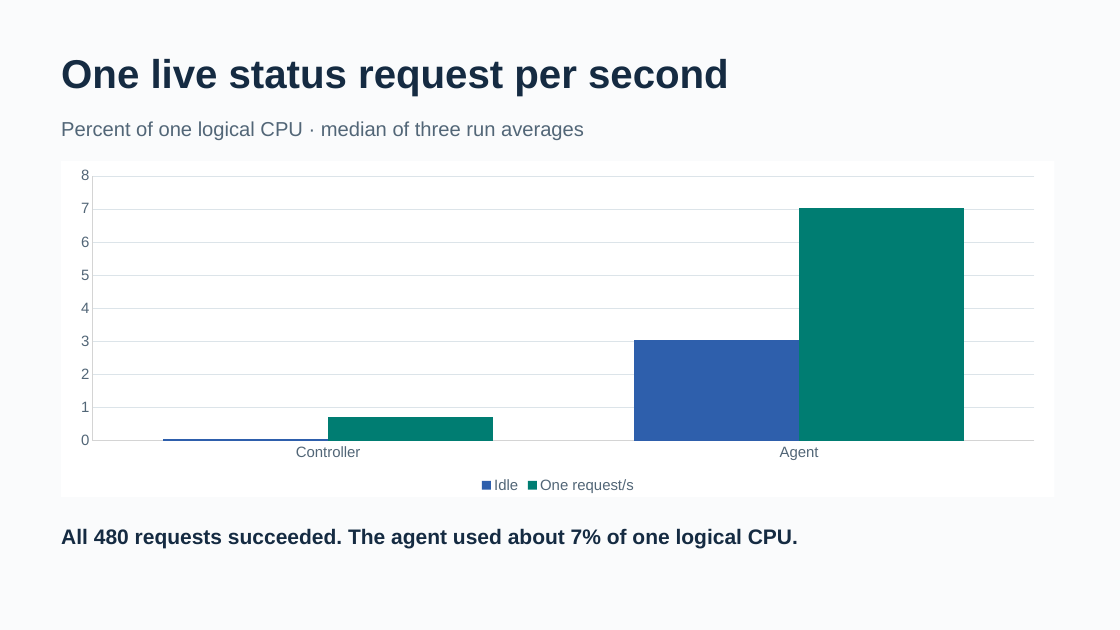
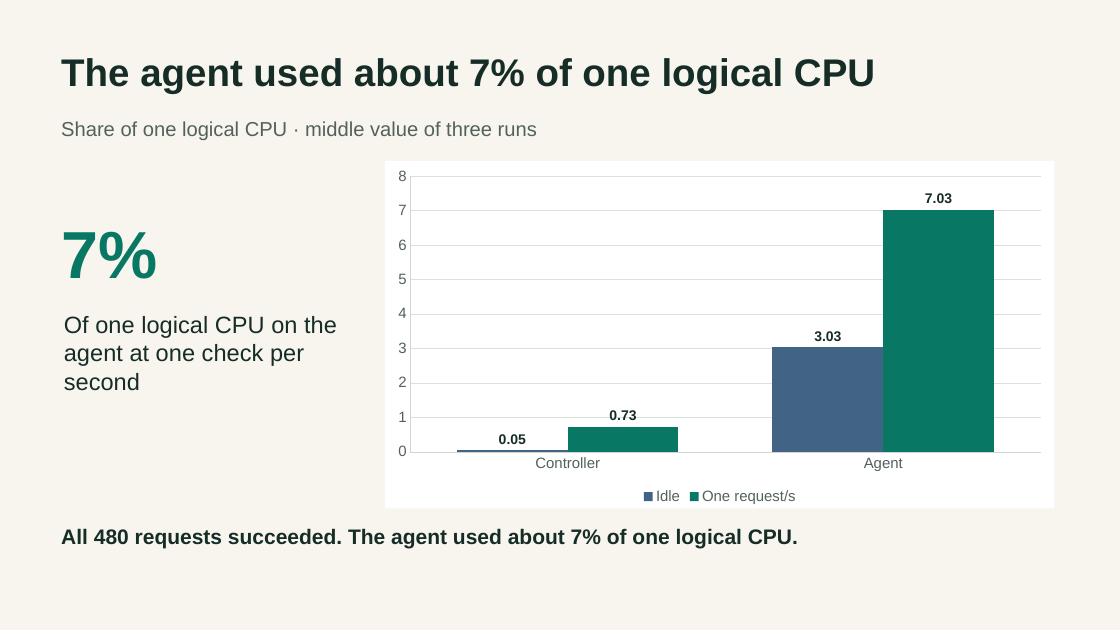
Before and after one commit to goffamartin/homelab-control-plane, a slide deck: slide 9 of evaluation/HLCP_final_results_EN.pptx. Drawn at 1120x630 pixels with LibreOffice and Linux fonts; fonts in the diff are those of the drawing. Boxes give left, top, right and bottom in pixels: in the first picture for what was removed or moved away, otherwise in the second. Text is boxed around its words. In the diff, an @@ line names an element or a change of style, - is before the commit and + after.

```diff
--- a/evaluation/HLCP_final_results_EN.pptx
+++ b/evaluation/HLCP_final_results_EN.pptx
@@ background #FAFBFC to #F7F5EE @@
@@ text at <box>61,58,875,94</box>: text changed; size 34.5 to 33 pt; text colour #152B42 to #162D27 @@
-One live status request per second
+The agent used about 7% of one logical CPU
@@ text at <box>61,121,537,140</box>: text changed; text colour #526677 to #52625B @@
-Percent of one logical CPU · median of three run averages
+Share of one logical CPU · middle value of three runs
@@ column chart at <box>385,161,1054,509</box> @@
@@ Idle, Controller: 0.1 to 0.05 @@
@@ Idle, Agent: 3 to 3.03 @@
@@ colour of Idle #2E5FAC to #426484 @@
@@ data labels of Idle added @@
@@ One request/s, Controller: 0.7 to 0.73 @@
@@ One request/s, Agent: 7 to 7.03 @@
@@ colour of One request/s #007D72 to #087764 @@
@@ data labels of One request/s added @@
@@ legend changed @@
@@ category axis changed @@
@@ value axis changed @@
@@ column chart: place and size @@
-column chart at <box>61,161,1054,497</box>
+column chart at <box>385,161,1054,509</box>
@@ text added at <box>61,231,157,279</box>, 57 pt, text #087764, bold @@
+7%
@@ text added at <box>64,316,337,391</box>, 20.2 pt, text #162D27 @@
+Of one logical CPU on the agent at one check per second
@@ text "All 480 requests succeeded. The ..." at <box>61,528,798,548</box>: text colour #152B42 to #162D27 @@
```
Also in this commit, not shown: 5 other slides changed, 7 slides added, 7 slides removed, 6 other files.
